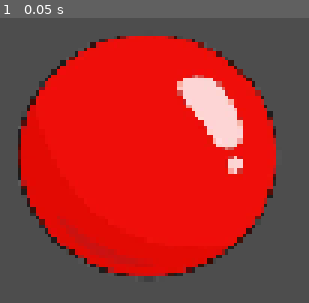
Above: before the commit, frame 1.
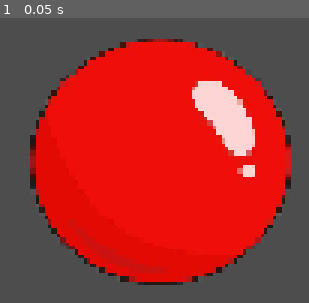
Above: after the commit, the same moment.

Repository: Cesar6112/SpringBall
Game: Godot game, scene res://mapa.tscn
Two runs of this game, one before a commit and one after it. Both use one fixed random seed, a clock stepped at 60 frames per second and the inputs below.
Inputs:
- Up to frame 1 (0.05 s): no input

The runs differ from the first frame. In frame 1, 14% of the frame differs, in the area x 5-95%, y 6-94%.

Commit message:
Subo personaje

Diff:
--- a/mapa.tscn
+++ b/mapa.tscn
@@ -2,8 +2,13 @@
 
 [ext_resource type="Texture2D" uid="uid://051iva3uqmik" path="res://red-ball-cartoon-vector-removebg-preview.png" id="2_q8ihy"]
 
-[sub_resource type="GDScript" id="GDScript_25806"]
+[sub_resource type="GDScript" id="GDScript_2jh14"]
 script/source = "extends CharacterBody2D
+
+func _physics_process(delta):
+	var i = Input.get_vector(\"right\",\"left\",\"down\",\"up\")
+	velocity= i * 400
+	move_and_slide()
 "
 
 [sub_resource type="CircleShape2D" id="CircleShape2D_bwlx4"]
@@ -11,15 +16,16 @@
 
 [node name="mapa" type="Node2D" unique_id=1414533759]
 
-[node name="CharacterBody2D" type="CharacterBody2D" parent="." unique_id=455593578]
+[node name="Player" type="CharacterBody2D" parent="." unique_id=455593578]
+visible = false
 position = Vector2(536, 319)
-script = SubResource("GDScript_25806")
+script = SubResource("GDScript_2jh14")
 
-[node name="CollisionShape2D" type="CollisionShape2D" parent="CharacterBody2D" unique_id=773341660]
-position = Vector2(3, 1)
+[node name="CollisionShape2D" type="CollisionShape2D" parent="Player" unique_id=773341660]
+position = Vector2(-3, -2)
 shape = SubResource("CircleShape2D_bwlx4")
 
-[node name="Camera2D" type="Camera2D" parent="CharacterBody2D/CollisionShape2D" unique_id=1257718691]
+[node name="Camera2D" type="Camera2D" parent="Player/CollisionShape2D" unique_id=1257718691]
 position = Vector2(1, 0)
 
 [node name="Icon" type="Sprite2D" parent="." unique_id=391516174]
